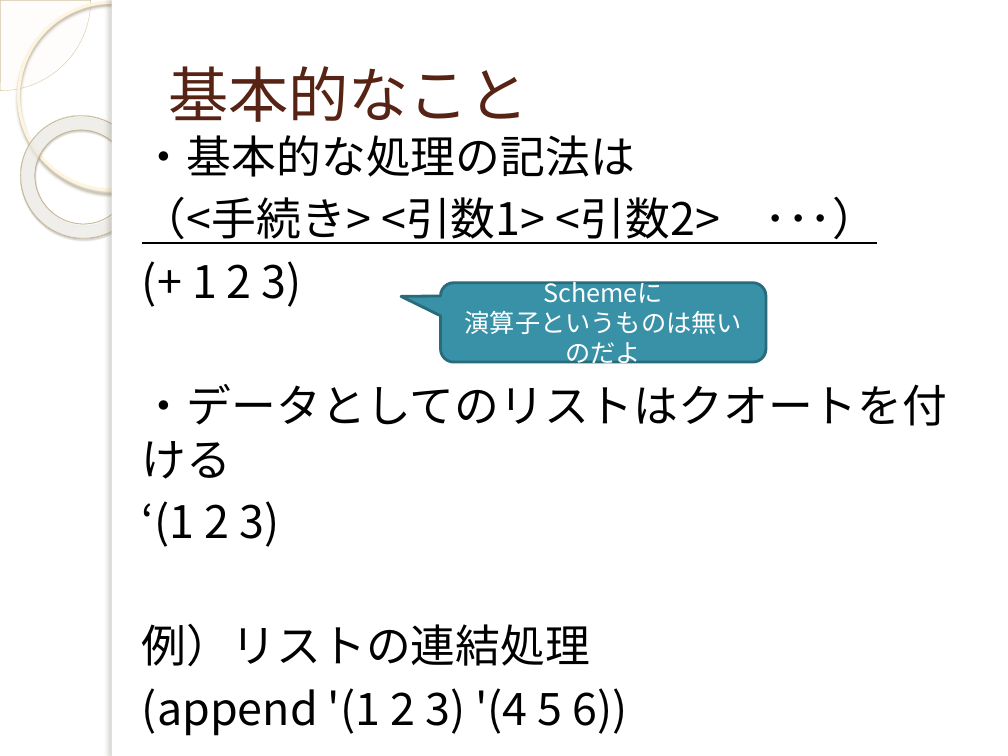
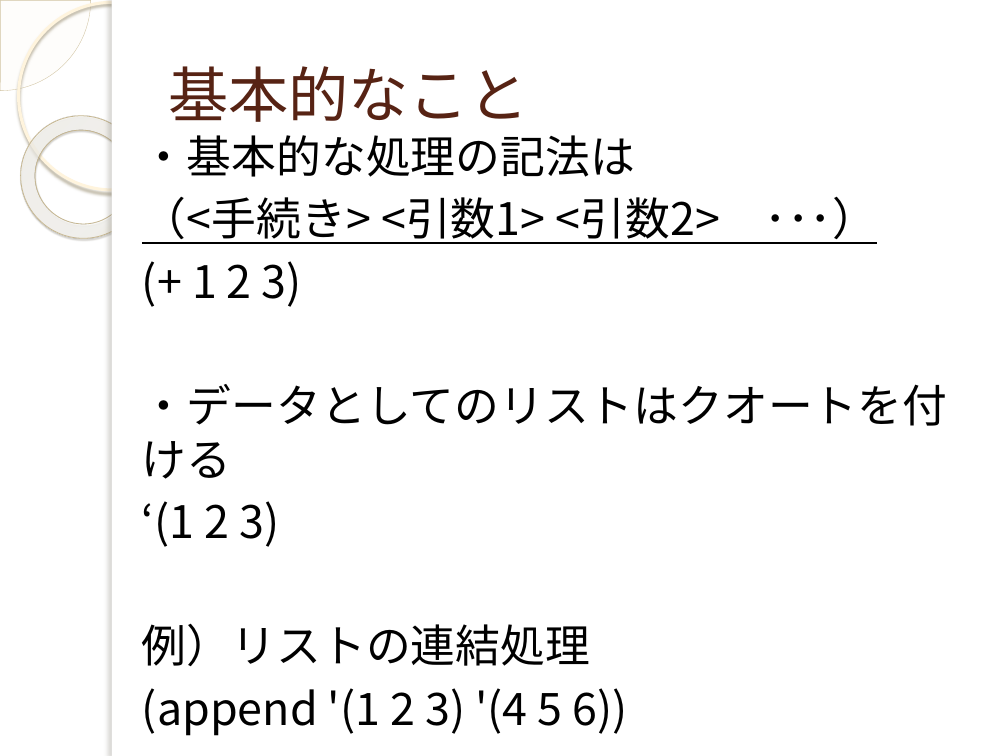
Before and after one commit to yuridonus/FEstudy, a slide deck: slide 21 of scheme.pptx. Drawn at 1008x756 pixels with LibreOffice and Linux fonts; fonts in the diff are those of the drawing; background and template pictures are left out. Boxes give left, top, right and bottom in pixels: in the first picture for what was removed or moved away, otherwise in the second. Text is boxed around its words. In the diff, an @@ line names an element or a change of style, - is before the commit and + after.

```diff
--- a/scheme.pptx
+++ b/scheme.pptx
@@ rounded speech box removed at [440,283,766,363] @@
-Schemeに
-演算子というものは無いのだよ
```
Also in this commit, not shown: 2 other slides changed, 5 slides added, 1 slide removed.
